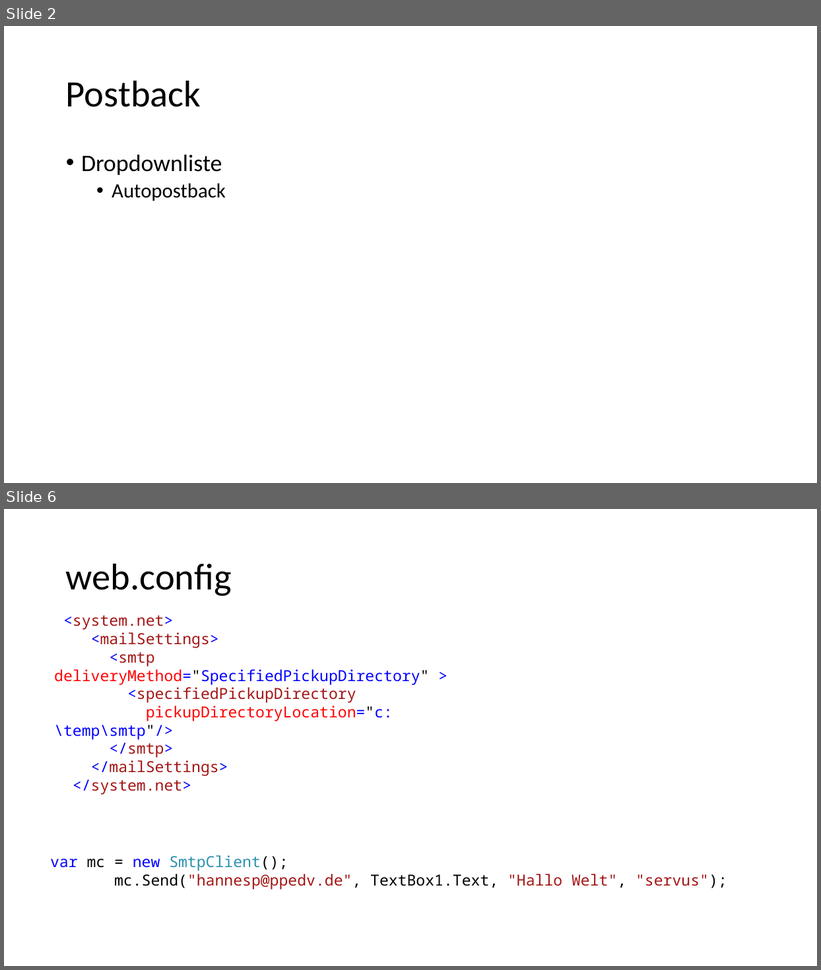
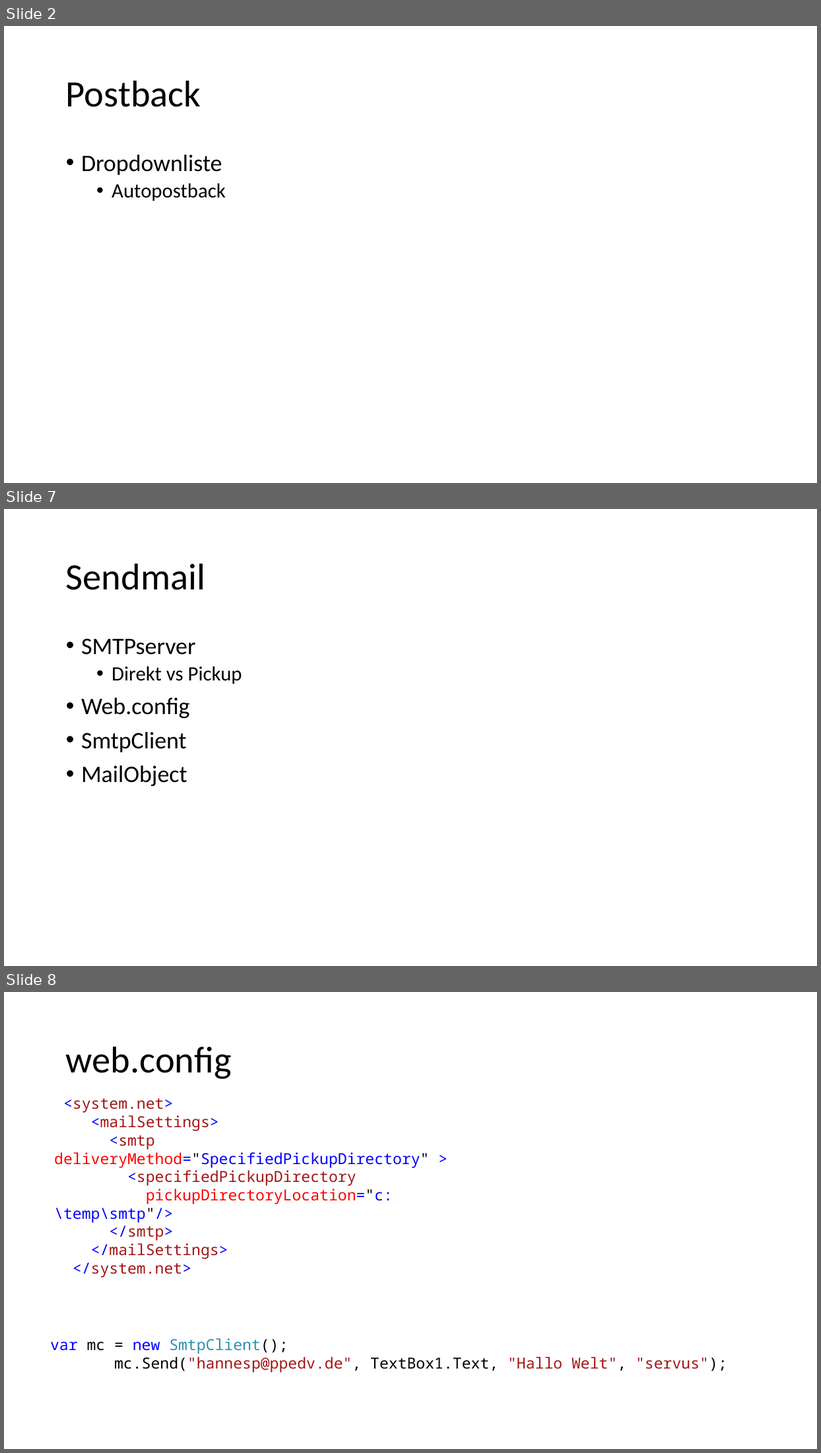
Before and after one commit to ppedvAG/WebformsKurs, a slide deck: 04WebformsAdvanced.pptx. Shown one above the other, each under a label of ours: slides 2 and 6 before the commit, slides 2, 7 and 8 after it; the slides between them are not shown. The pictures are 821x970 and 821x1453 pixels, drawn with LibreOffice and Linux fonts; fonts in the diff are those of the drawing. Boxes give left, top, right and bottom in pixels: in the first picture for what was removed or moved away, otherwise in the second. Text is boxed around its words. In the diff, an @@ line names an element or a change of style, - is before the commit and + after.

```diff
--- a/04WebformsAdvanced.pptx
+++ b/04WebformsAdvanced.pptx
@@ slide 7 added at (x1=4, y1=509, x2=817, y2=966), background #FFFFFF @@
@@ title added at (x1=66, y1=563, x2=205, y2=590), 44 pt, text #000000 @@
+Sendmail
@@ text added at (x1=81, y1=638, x2=242, y2=786), 28 pt, text #000000 @@
+• SMTPserver
+  • Direkt vs Pickup
+• Web.config
+• SmtpClient
+• MailObject
@@ what was slide 6 is now slide 8 @@
```
Also in this commit, not shown: 1 slide changed, 3 other slides added, 4 slides removed, 16 other files.
